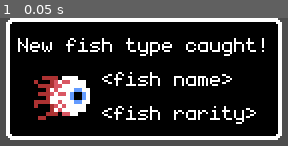
Above: before the commit, frame 1.
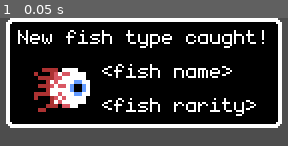
Above: after the commit, the same moment.

Repository: thomz12/LD58
Game: Godot game, scene res://scenes/ui/notifications/notification_new_fish_type.tscn
Same seed, same stepped clock (60 frames per second), same inputs: the game is played once before the commit and once after it. This scene is started directly instead of the project's main scene.
Inputs:
- Up to frame 1 (0.05 s): no input

The runs differ from the first frame. In frame 1, 25% of the frame differs, in the area x 2-98%, y 9-96%.
Error in both runs: Invalid access to property or key 'identifier' on a base object of type 'Nil'. (res://scripts/ui/notification_new_fish_type.gd:12)

Commit message:
Minor notification adjusment

Diff:
--- a/ld-58/scenes/ui/notifications/notification_new_fish_type.tscn
+++ b/ld-58/scenes/ui/notifications/notification_new_fish_type.tscn
@@ -34,14 +34,12 @@
 
 [node name="PanelContainer" type="PanelContainer" parent="."]
 layout_mode = 2
+size_flags_vertical = 0
 theme_override_styles/panel = SubResource("StyleBoxFlat_niefe")
 
 [node name="MarginContainer" type="MarginContainer" parent="PanelContainer"]
 layout_mode = 2
-theme_override_constants/margin_left = 4
-theme_override_constants/margin_top = 4
-theme_override_constants/margin_right = 4
-theme_override_constants/margin_bottom = 4
+theme_override_constants/margin_bottom = 2
 
 [node name="VBoxContainer" type="VBoxContainer" parent="PanelContainer/MarginContainer"]
 layout_mode = 2
